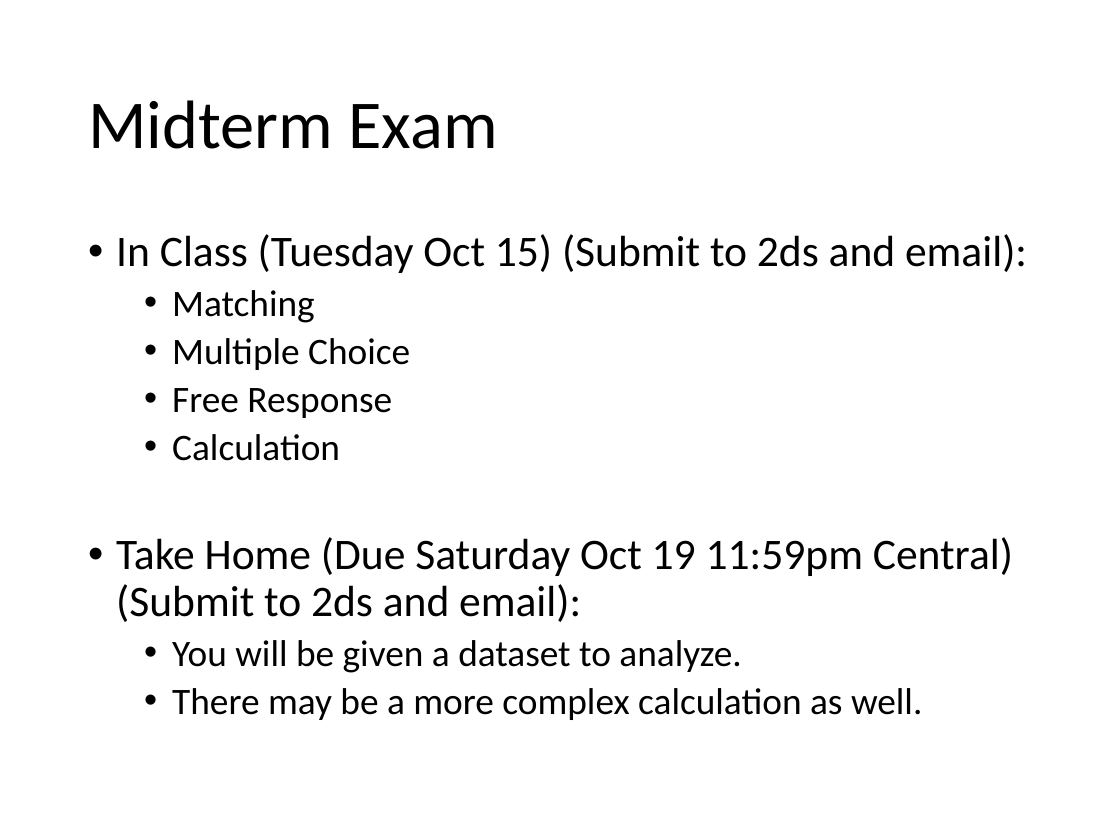
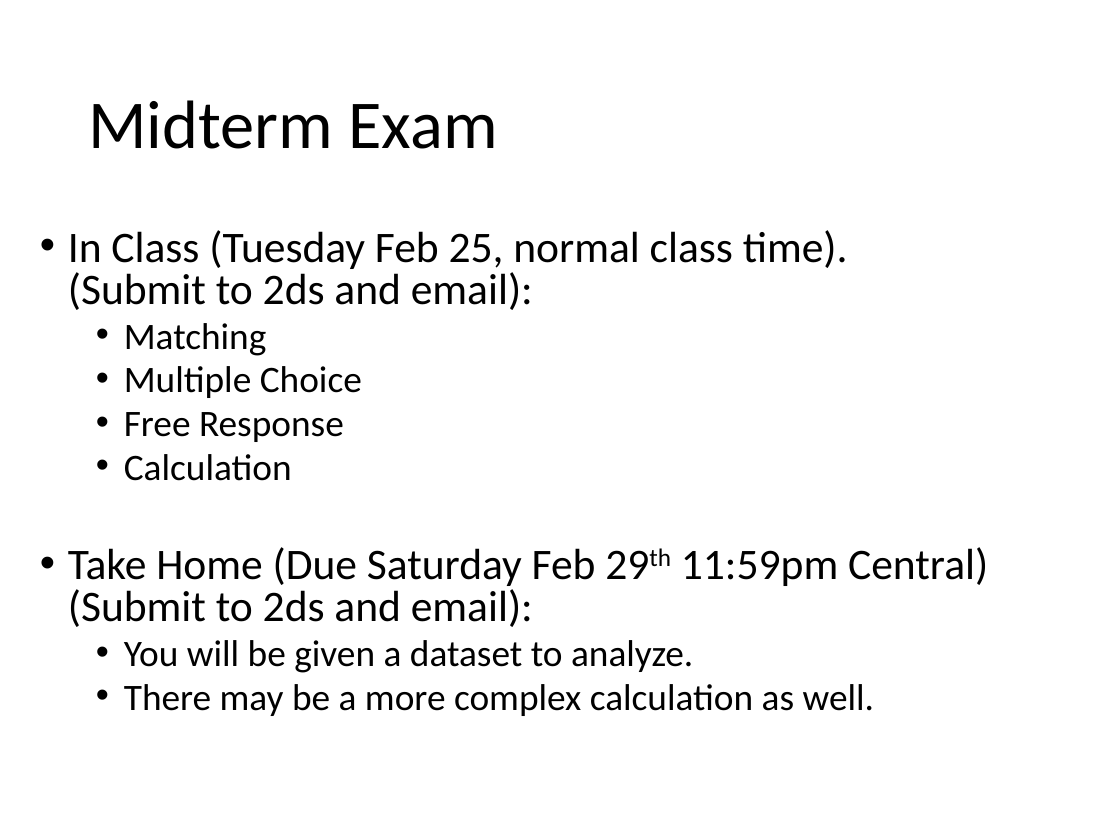
Before and after one commit to BivinSadler/MSDS-6373-Time-Series, a slide deck: slide 5 of Unit 8/Midterm Review.pptx. Drawn at 1120x840 pixels with LibreOffice and Linux fonts; fonts in the diff are those of the drawing. Boxes give left, top, right and bottom in pixels: in the first picture for what was removed or moved away, otherwise in the second. Text is boxed around its words. In the diff, an @@ line names an element or a change of style, - is before the commit and + after.

```diff
--- a/Unit 8/Midterm Review.pptx
+++ b/Unit 8/Midterm Review.pptx
@@ text "In Class (Tuesday Feb 25, ...": place and size @@
-text "In Class (Tuesday Feb 25, ..." at <box>116,234,1027,720</box>
+text "In Class (Tuesday Feb 25, ..." at <box>68,230,988,716</box>
@@ text at <box>68,230,848,310</box>: text changed @@
-• In Class (Tuesday Oct 15) (Submit to 2ds and email):
+• In Class (Tuesday Feb 25, normal class time). (Submit to 2ds and email):
@@ text at <box>124,323,874,716</box>: line spacing 0.9 to 0.8 @@
@@ text at <box>68,547,988,627</box>: text changed @@
-• Take Home (Due Saturday Oct 19 11:59pm Central) (Submit to 2ds and email):
+• Take Home (Due Saturday Feb 29th 11:59pm Central) (Submit to 2ds and email):
```
Also in this commit, not shown: 1 other slide changed.
